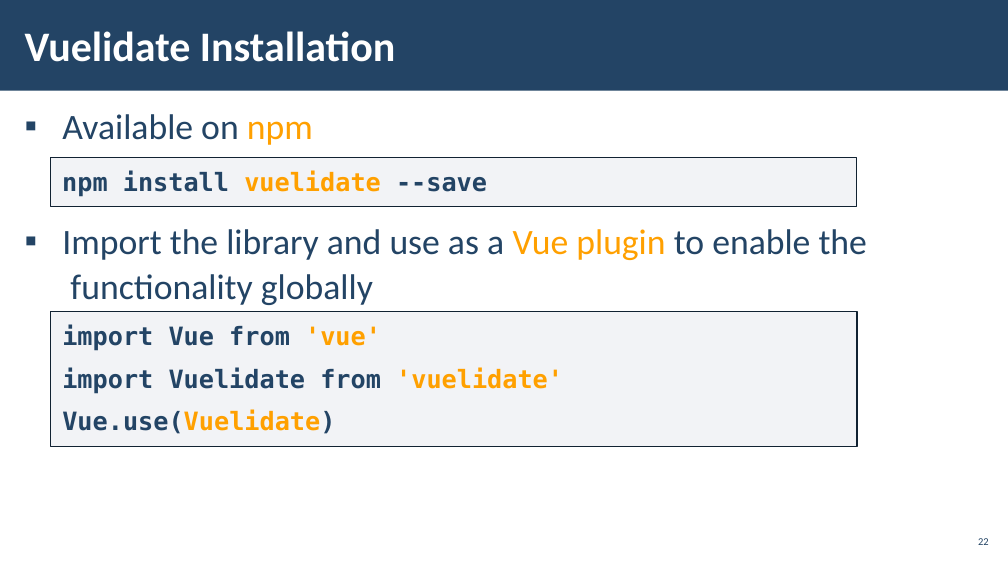
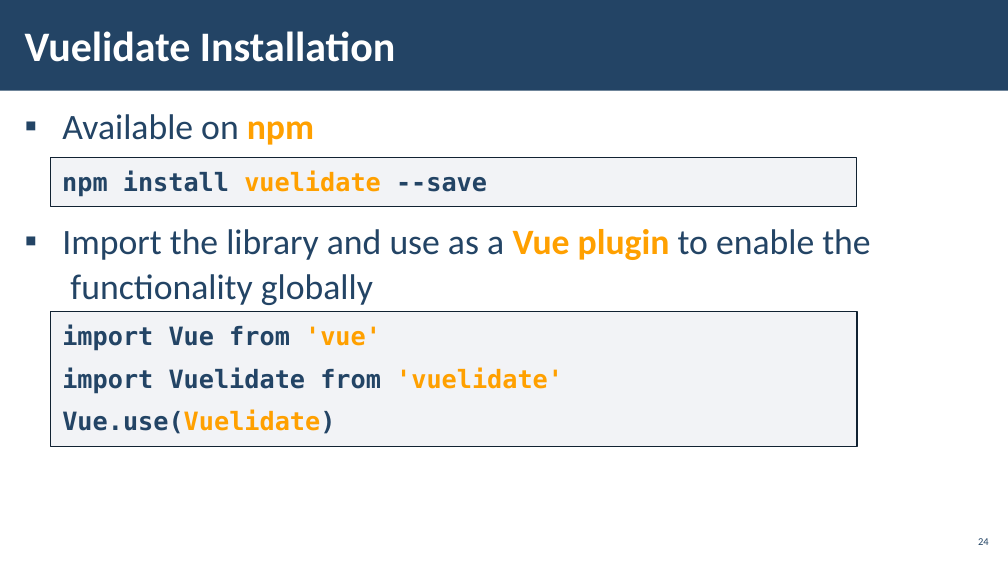
Before and after one commit to Vue-Course-Plans/Vue-Lectures, a slide deck: slide 24 of Validators/10.Validators.pptx (slide 22 before the commit). Drawn at 1008x567 pixels with LibreOffice and Linux fonts; fonts in the diff are those of the drawing; background and template pictures are left out. Boxes give left, top, right and bottom in pixels: in the first picture for what was removed or moved away, otherwise in the second. Text is boxed around its words. In the diff, an @@ line names an element or a change of style, - is before the commit and + after.

```diff
--- a/Validators/10.Validators.pptx
+++ b/Validators/10.Validators.pptx
@@ text "Available on npm" at box(62, 114, 870, 305): bold on in "npm", "Vue plugin" @@
@@ page number at box(978, 538, 989, 545): text changed @@
-22
+24
```
Also in this commit, not shown: 10 other slides changed, 2 slides added, 2 slides removed, 1 other file.
